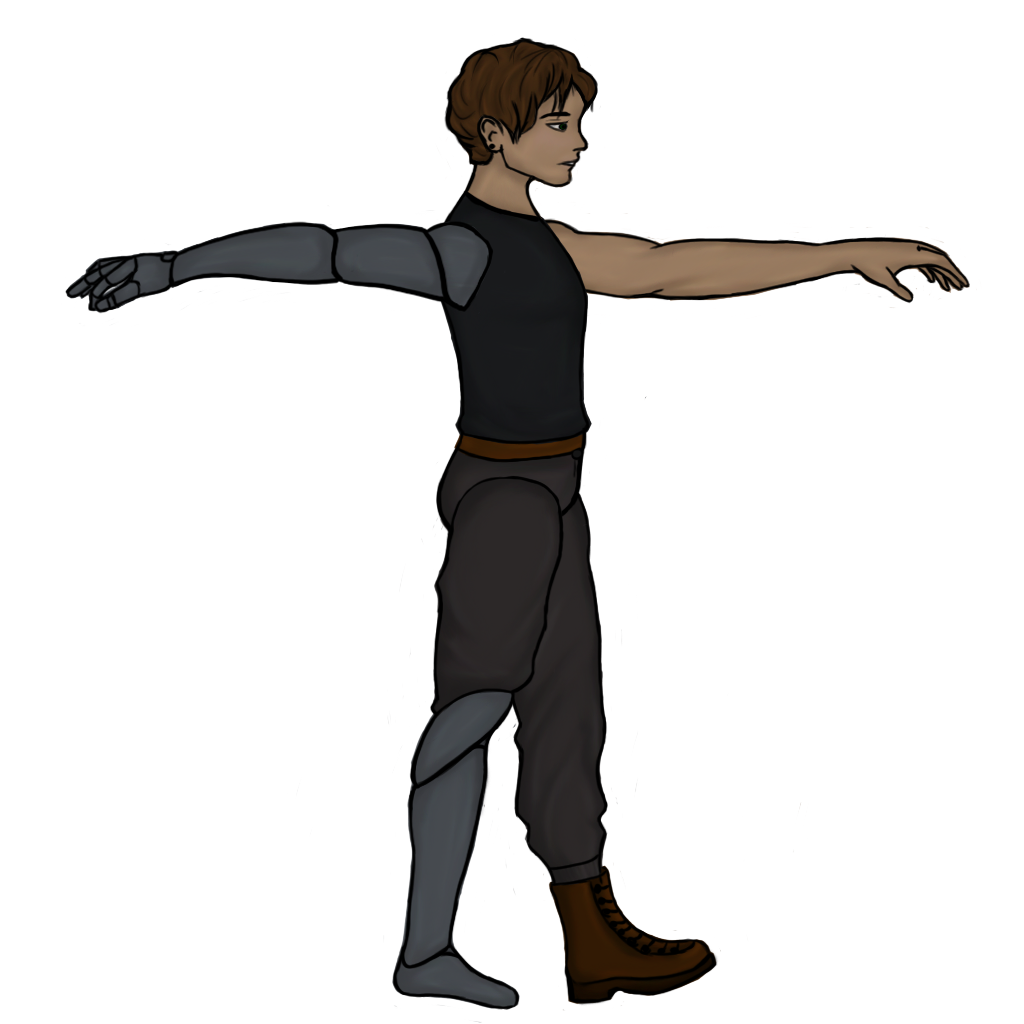
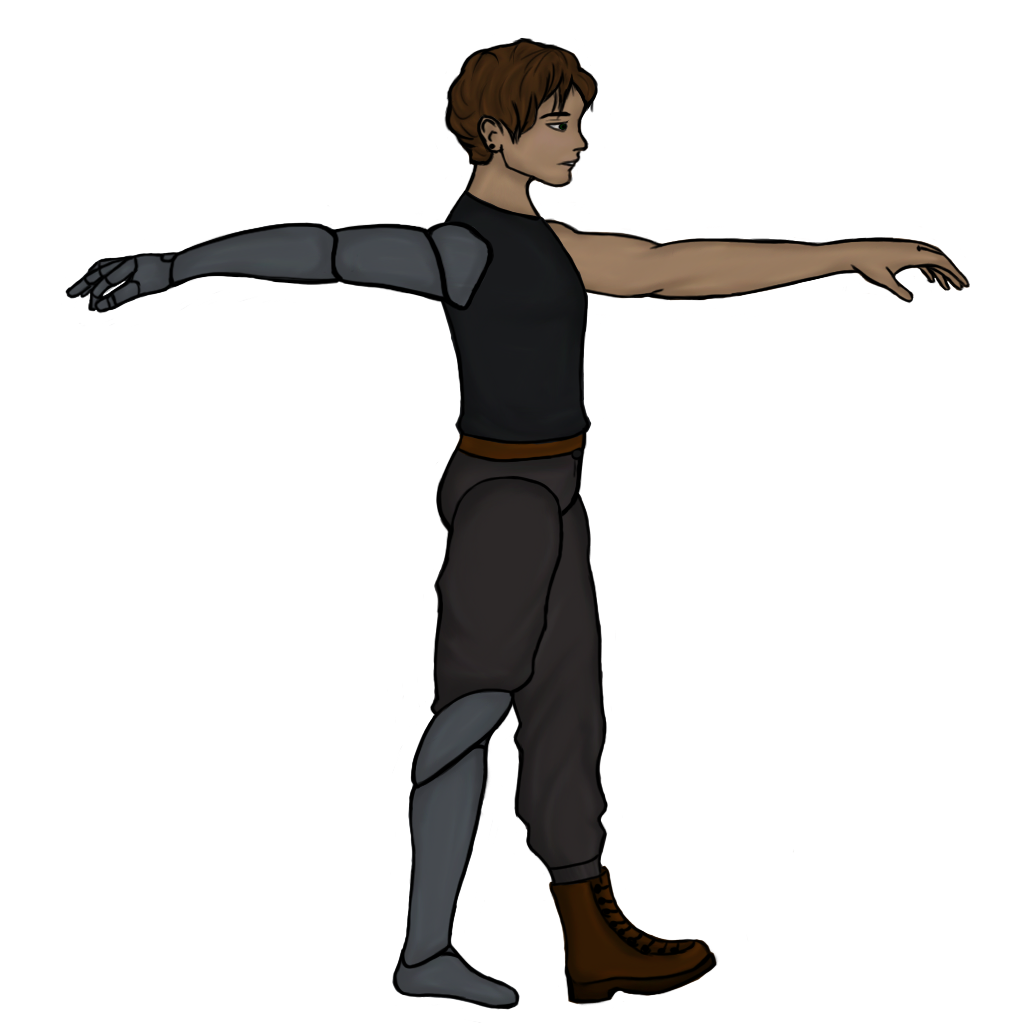
Layered file, before and after one edit (1024 x 1024). Changes by layer:
painted on "head" over <box>437,37,601,248</box>
painted on "Front Leg" over <box>296,475,587,1023</box>
painted on "Front Arm" over <box>65,210,506,681</box>
painted on "Torso" over <box>421,164,647,576</box>
painted on "Back Arm" over <box>503,211,981,316</box>
painted on "Back Leg" over <box>432,247,963,1011</box>
